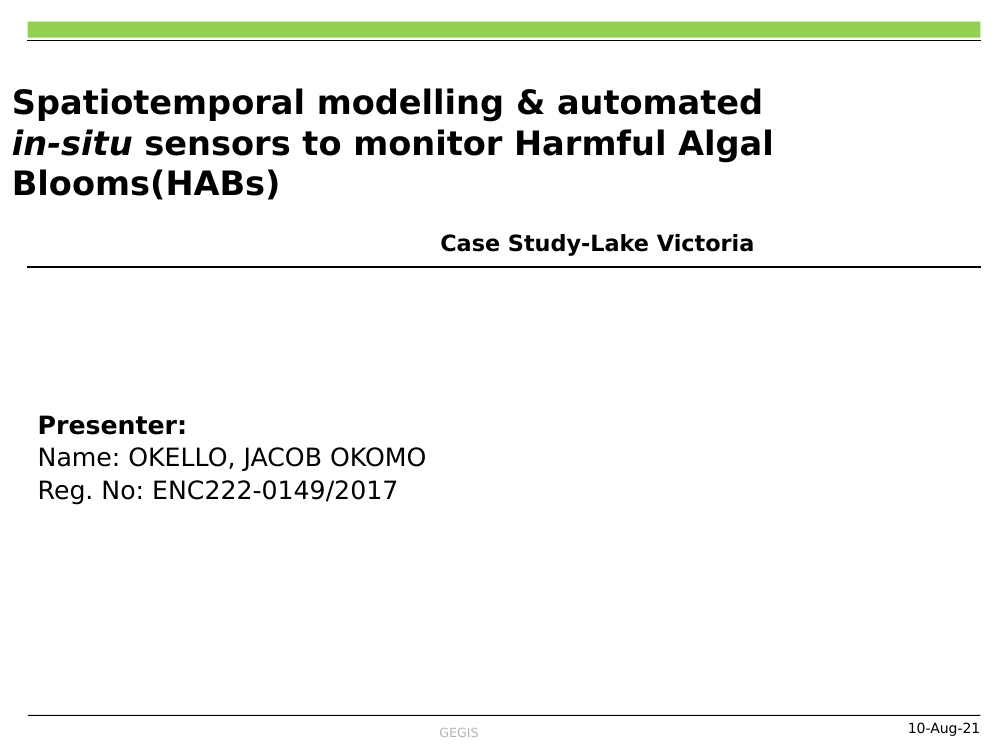
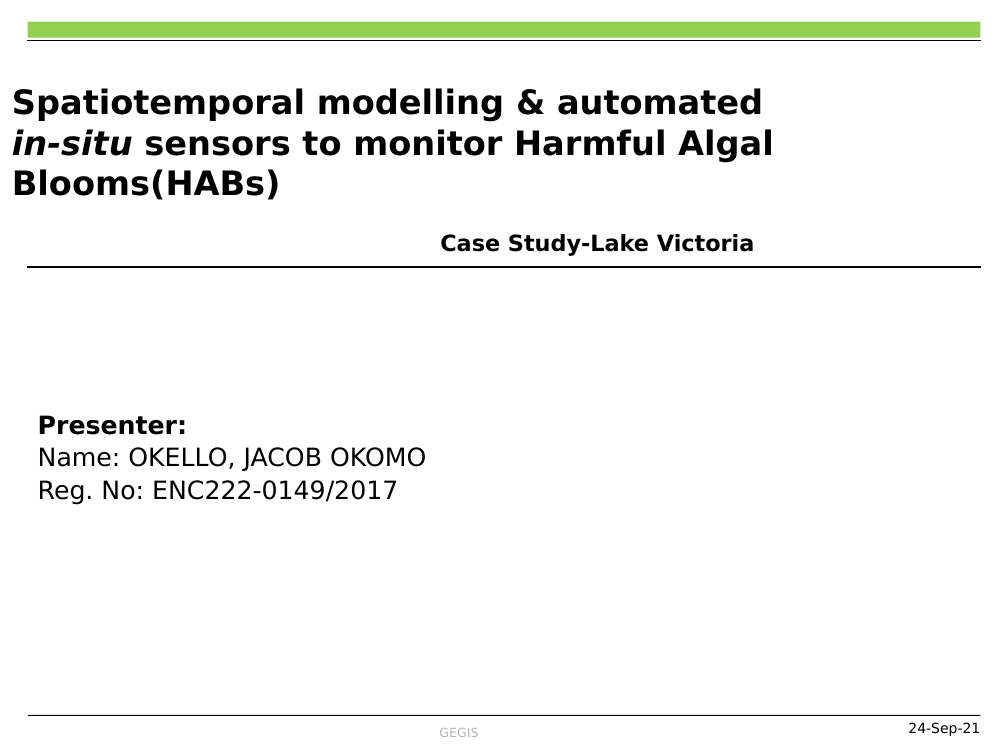
Before and after one commit to OkomoJacob/FinalYearProject, a slide deck: slide 1 of Dr. E Nduati, Superviser/Submissions/ENC222-0149_2017_OKOMO_JACOB_OKELLO_V3.pptx. Drawn at 1008x756 pixels with LibreOffice and Linux fonts; fonts in the diff are those of the drawing; background and template pictures are left out. Boxes give left, top, right and bottom in pixels: in the first picture for what was removed or moved away, otherwise in the second. Text is boxed around its words. In the diff, an @@ line names an element or a change of style, - is before the commit and + after.

Commit message:
Updates

```diff
--- a/Dr. E Nduati, Superviser/Submissions/ENC222-0149_2017_OKOMO_JACOB_OKELLO_V3.pptx
+++ b/Dr. E Nduati, Superviser/Submissions/ENC222-0149_2017_OKOMO_JACOB_OKELLO_V3.pptx
@@ text at bbox=[908, 722, 980, 736]: text changed @@
-10-Aug-21
+24-Sep-21
```
